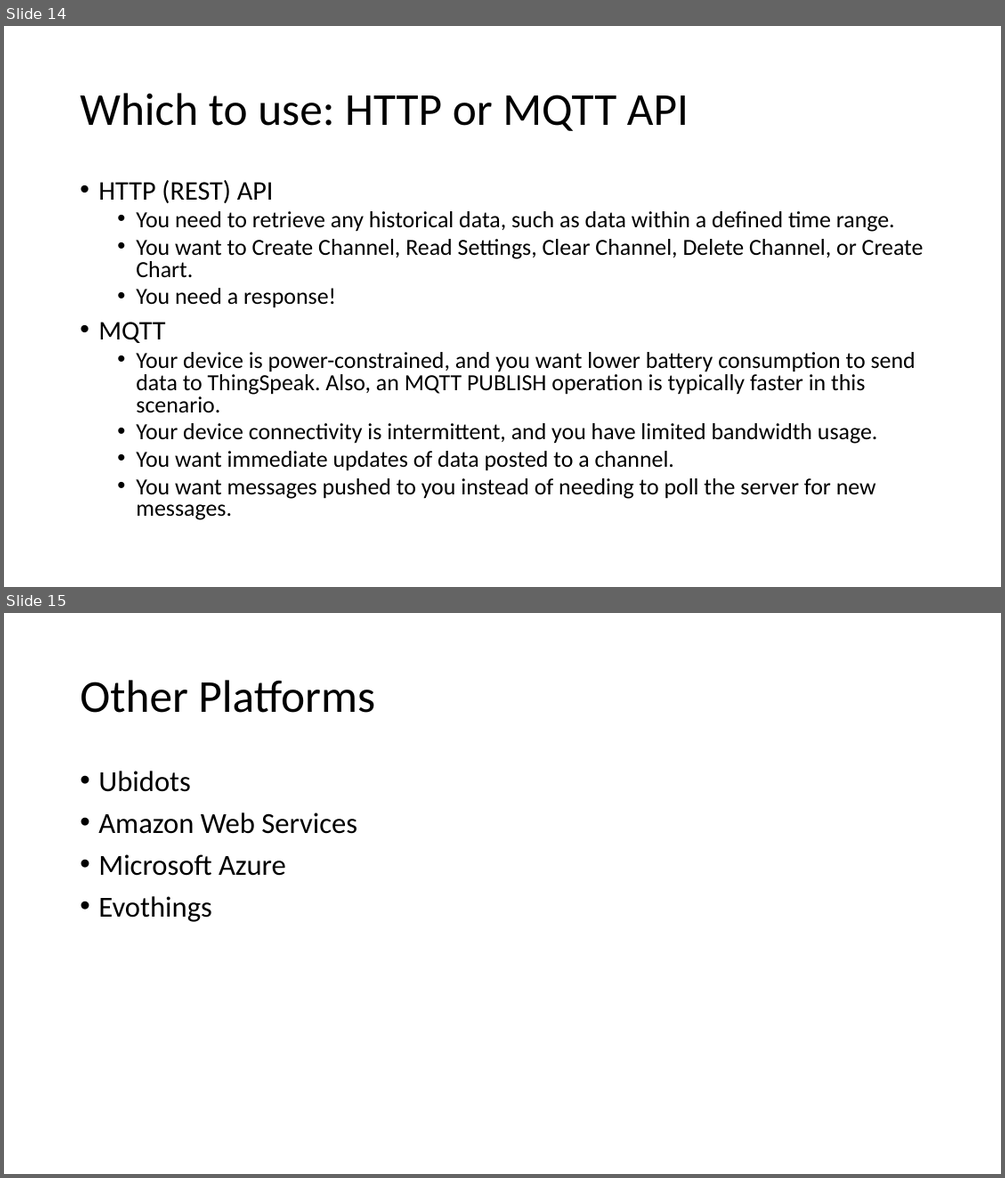
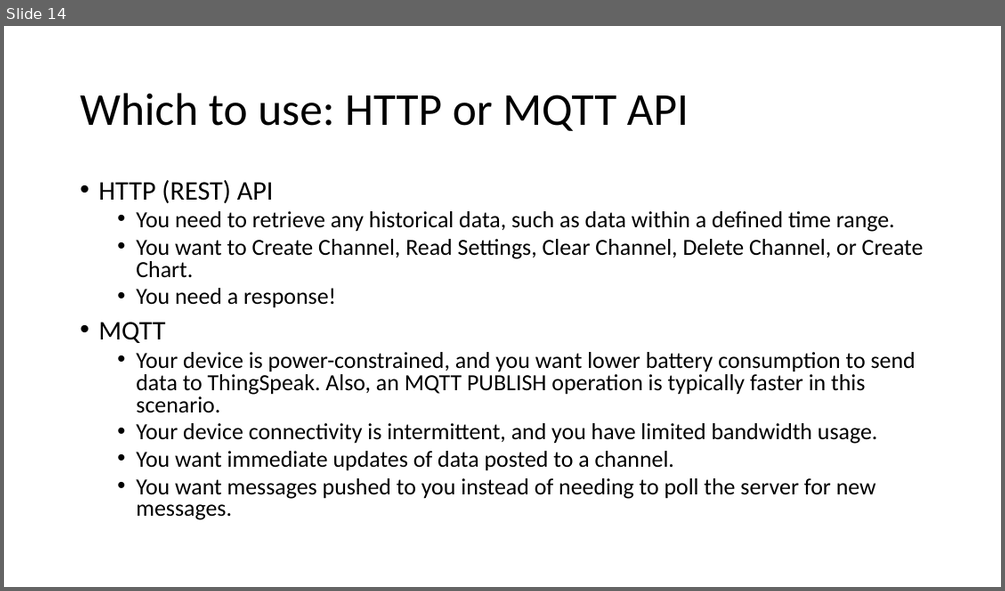
Before and after one commit to setu-comp-sci-2025/computer-systems-networks, a slide deck: topic-11-week11/unit-2/talk-1/platforms1.pptx. Shown one above the other, each under a label of ours: slides 14 and 15 before the commit, slide 14 after it. The pictures are 1005x1178 and 1005x591 pixels, drawn with LibreOffice and Linux fonts; fonts in the diff are those of the drawing. Boxes give left, top, right and bottom in pixels: in the first picture for what was removed or moved away, otherwise in the second. Text is boxed around its words. In the diff, an @@ line names an element or a change of style, - is before the commit and + after.

```diff
--- a/topic-11-week11/unit-2/talk-1/platforms1.pptx
+++ b/topic-11-week11/unit-2/talk-1/platforms1.pptx
@@ slide 15 removed at (4, 613, 1001, 1174), background #FFFFFF @@
@@ title removed at (80, 680, 375, 713) @@
-Other Platforms
@@ text removed at (98, 771, 357, 922) @@
-• Ubidots
-• Amazon Web Services
-• Microsoft Azure
-• Evothings
```
Also in this commit, not shown: 1 slide added, 2 other files.
